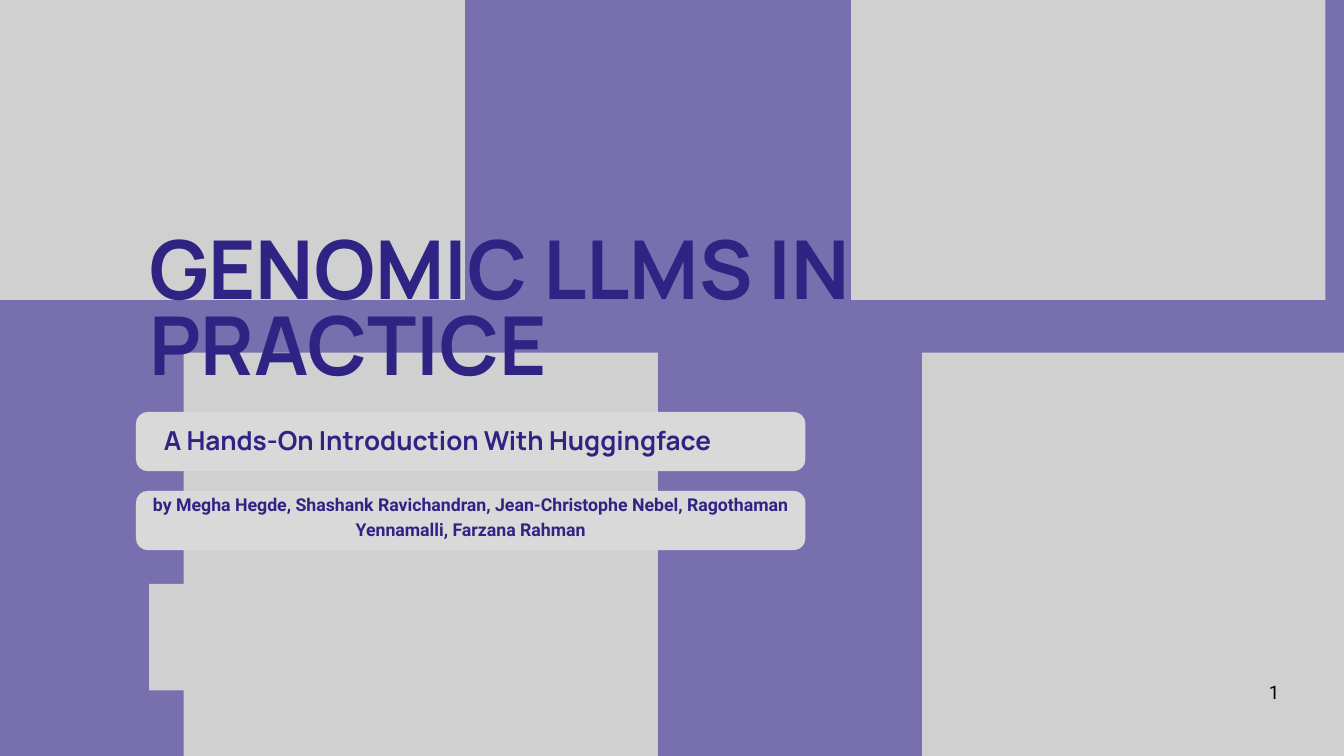
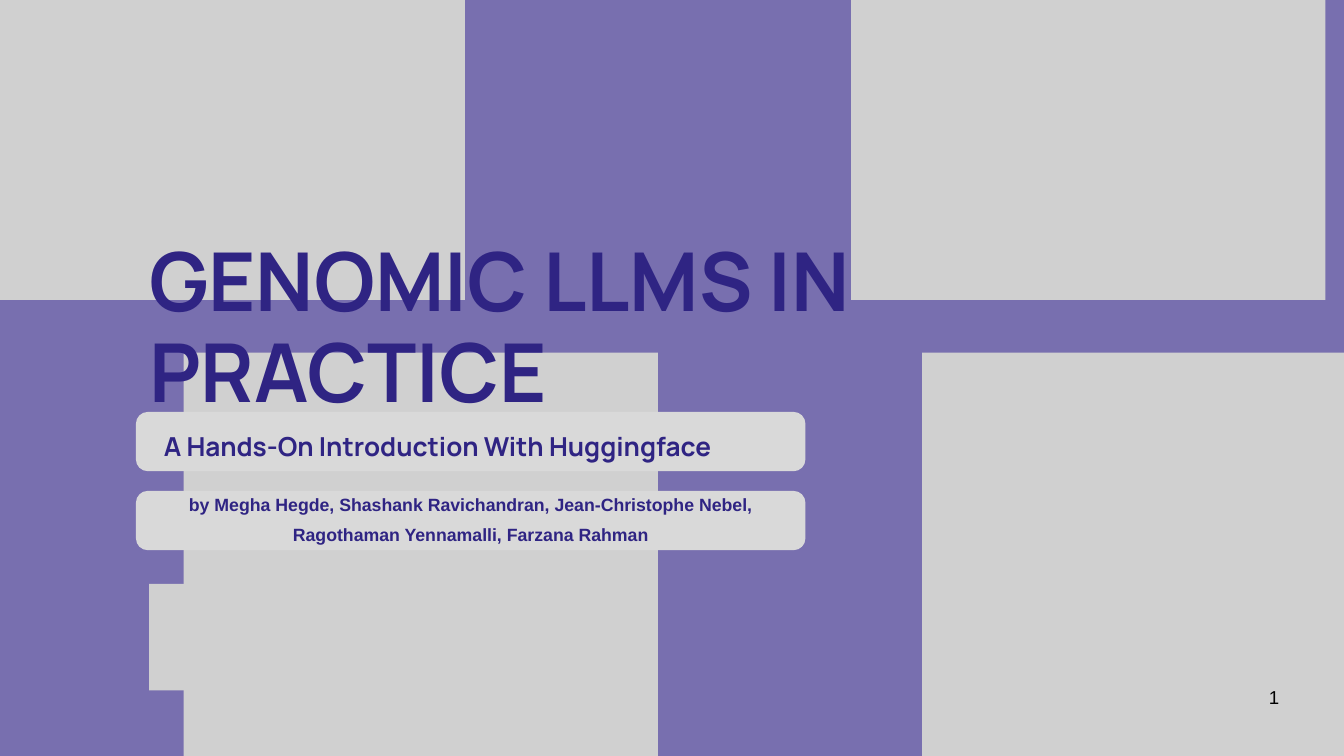
Before and after one commit to meghegde/genomic-llms-in-practice, a slide deck: slide 1 of Workshop/4_Workshop_Briefing.pptx. Drawn at 1344x756 pixels with LibreOffice and Linux fonts; fonts in the diff are those of the drawing; grey boxes stand for pictures. Boxes give left, top, right and bottom in pixels: in the first picture for what was removed or moved away, otherwise in the second. Text is boxed around its words. In the diff, an @@ line names an element or a change of style, - is before the commit and + after.

```diff
--- a/Workshop/4_Workshop_Briefing.pptx
+++ b/Workshop/4_Workshop_Briefing.pptx
@@ text "GENOMIC LLMS IN PRACTICE" at [149,236,850,424]: line spacing 81.8pt to 0.94 @@
@@ text "A Hands-On Introduction With Huggingface" at [164,437,711,463]: line spacing 33.6pt to 1.2 @@
@@ text "by Megha Hegde, Shashank Ravichandran, ..." at [189,498,752,545]: font Roboto to Arial; line spacing 26.6pt to 1.4 @@
@@ text "1" at [1269,691,1279,704]: font Roboto to Arial; line spacing 28pt to 1.4 @@
```
Also in this commit, not shown: 2 other slides changed, 1 slide removed.
